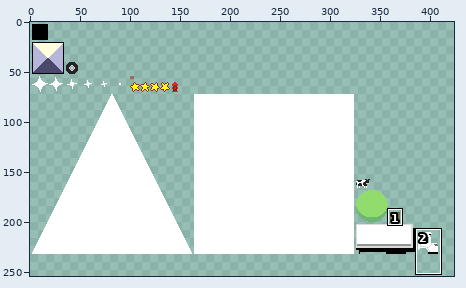
Sprite sheet -- ufo/android/assets/img/images.png. Above, an overview of the earlier version with the close-up marked.
Close-up. Before the edit:
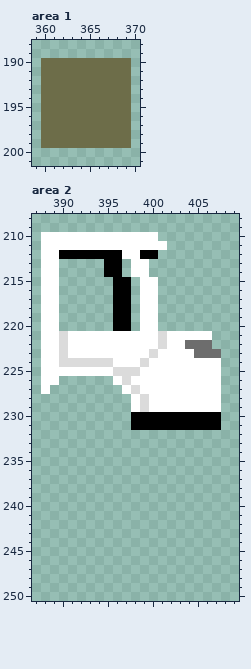
The file is 512x256 pixels. Shown: area 1: x 359..370, y 188..201; area 2: x 387..409, y 208..250. The wide view leaves out empty margins. The commit also changed other parts of the picture, which this record leaves out.
The result:
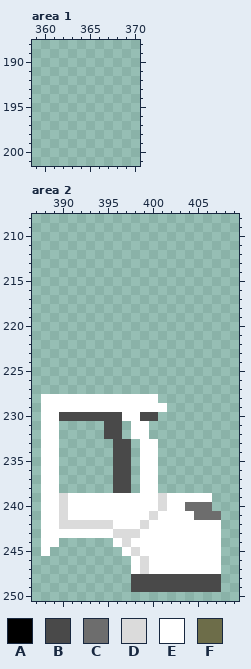
Palette (. is transparent): A #000000  B #494949  C #6d6d6d  D #dbdbdb  E #ffffff  F #6d6d49
What changed:
Area 1:
y 190..199: x 360..369 FFFFFFFFFF -> ..........
Area 2:
y 210: x 388..400 EEEEEEEEEEEEE -> .............
y 211: x 388..401 EEEEEEEEEEEEEE -> ..............
y 212: x 388..400 EEAAAAAAAEEAA -> .............
y 213..214: x 388..389 EE -> ..; x 395..396 AA -> ..; x 398..399 EE -> ..
y 215..220: x 388..389 EE -> ..; x 396..397 AA -> ..; x 399..400 EE -> ..
y 221: x 388..406 EEDEEEEEEEEEEDEEEEE -> ...................
y 222: x 388..406 EEDEEEEEEEEEEDEECCC -> ...................
y 223: x 388..407 EEDEEEEEEEEEDEEEECCC -> ....................
y 224: x 388..407 EEDDDDDDEEEDEEEEEEEE -> ....................
y 225: x 388..407 EEEEEEEEDDDEEEEEEEEE -> ....................
y 226: x 388..389 EE -> ..; x 396..407 EDEEEEEEEEEE -> ............
y 227: x 388 E -> .; x 397..407 EDEEEEEEEEE -> ...........
y 228: x 388..397 .......... -> EEEEEEEEEE; x 399 D -> E; x 401..407 EEEEEEE -> .......
y 229: x 388..397 .......... -> EEEEEEEEEE; x 399 D -> E; x 402..407 EEEEEE -> ......
y 230: x 388..407 ..........AAAAAAAAAA -> EEBBBBBBBEEBB.......
y 231: x 388..389 .. -> EE; x 395..396 .. -> BB; x 398..407 AAAAAAAAAA -> EE........
y 232: x 388..389 .. -> EE; x 395..396 .. -> BB; x 398..399 .. -> EE
y 233..238: x 388..389 .. -> EE; x 396..397 .. -> BB; x 399..400 .. -> EE
y 239: x 388..406 ................... -> EEDEEEEEEEEEEDEEEEE
y 240: x 388..406 ................... -> EEDEEEEEEEEEEDEECCC
y 241: x 388..407 .................... -> EEDEEEEEEEEEDEEEECCC
y 242: x 388..407 .................... -> EEDDDDDDEEEDEEEEEEEE
y 243: x 388..407 .................... -> EEEEEEEEDDDEEEEEEEEE
y 244: x 388..389 .. -> EE; x 396..407 ............ -> EDEEEEEEEEEE
y 245: x 388 . -> E; x 397..407 ........... -> EDEEEEEEEEE
y 246..247: x 398..407 .......... -> EDEEEEEEEE
y 248..249: x 398..407 .......... -> BBBBBBBBBB
Pixel boxes of the changes (left, top, right, bottom) in both close-ups:
erased: (41, 58, 131, 148)
changed: (41, 232, 221, 592)
